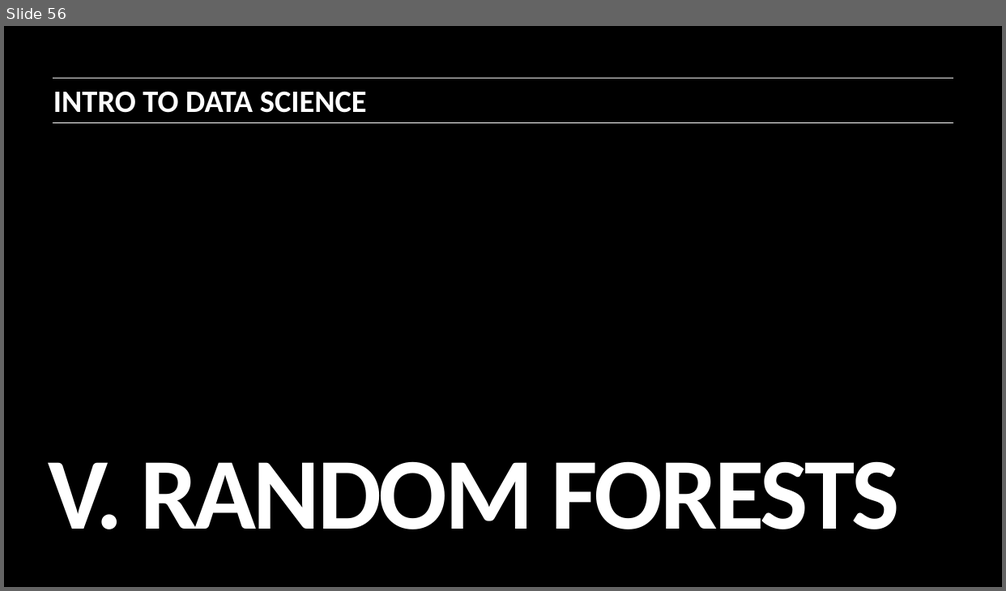
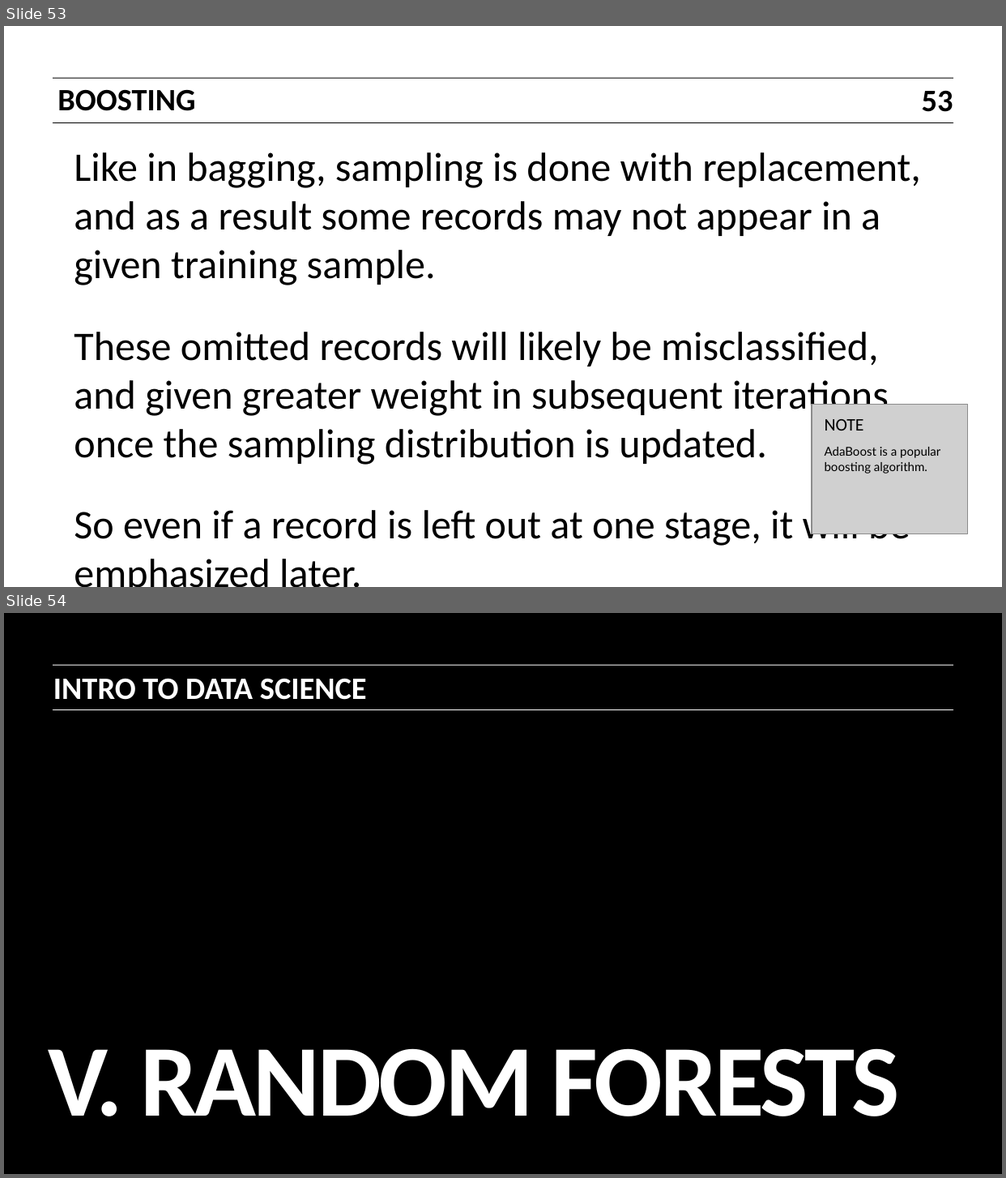
Before and after one commit to ajschumacher/gadsdc, a slide deck: 16-ensemble/slides.pptx. Shown one above the other, each under a label of ours: slide 56 before the commit, slides 53 and 54 after it. The pictures are 1006x591 and 1006x1178 pixels, drawn with LibreOffice and Linux fonts; fonts in the diff are those of the drawing; grey boxes stand for pictures. Boxes give left, top, right and bottom in pixels: in the first picture for what was removed or moved away, otherwise in the second. Text is boxed around its words. In the diff, an @@ line names an element or a change of style, - is before the commit and + after.

```diff
--- a/16-ensemble/slides.pptx
+++ b/16-ensemble/slides.pptx
@@ slide 53 added at box(4, 26, 1002, 587), background #FFFFFF @@
@@ line added from (53, 78) to (953, 78), #000000 0.5 pt @@
@@ text added at box(57, 89, 195, 111), 23 pt, text #000000, bold @@
+BOOSTING
@@ page number added at box(922, 90, 953, 112), 23 pt, text #000000, bold @@
+53
@@ line added from (53, 122) to (953, 122), #000000 0.5 pt @@
@@ text added at box(74, 152, 921, 548), 30 pt, text #000000 @@
+Like in bagging, sampling is done with replacement, and as a result some records may not appear in a given training sample.
+These omitted records will likely be misclassified, and given greater weight in subsequent iterations once the sampling distribution is updated.
+So even if a record is left out at one stage, it will be emphasized later.
@@ picture added at box(812, 404, 968, 534) @@
@@ text added at box(825, 419, 864, 430), 13 pt, text #000000 @@
+NOTE
@@ text added at box(825, 446, 940, 473), 9 pt, text #000000 @@
+AdaBoost is a popular boosting algorithm.
@@ what was slide 56 is now slide 54 @@
```
Also in this commit, not shown: 3 slides changed, 1 other slide added, 6 slides removed, 1 other file.
